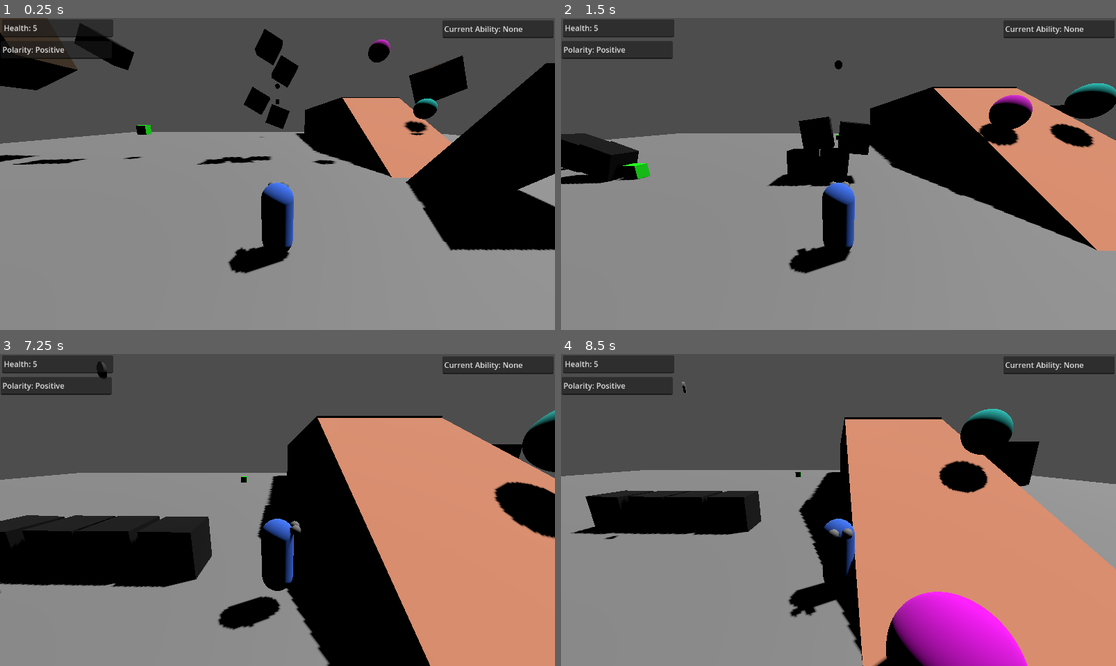
Above: before the commit, frames 1-4 (two rows, left to right).
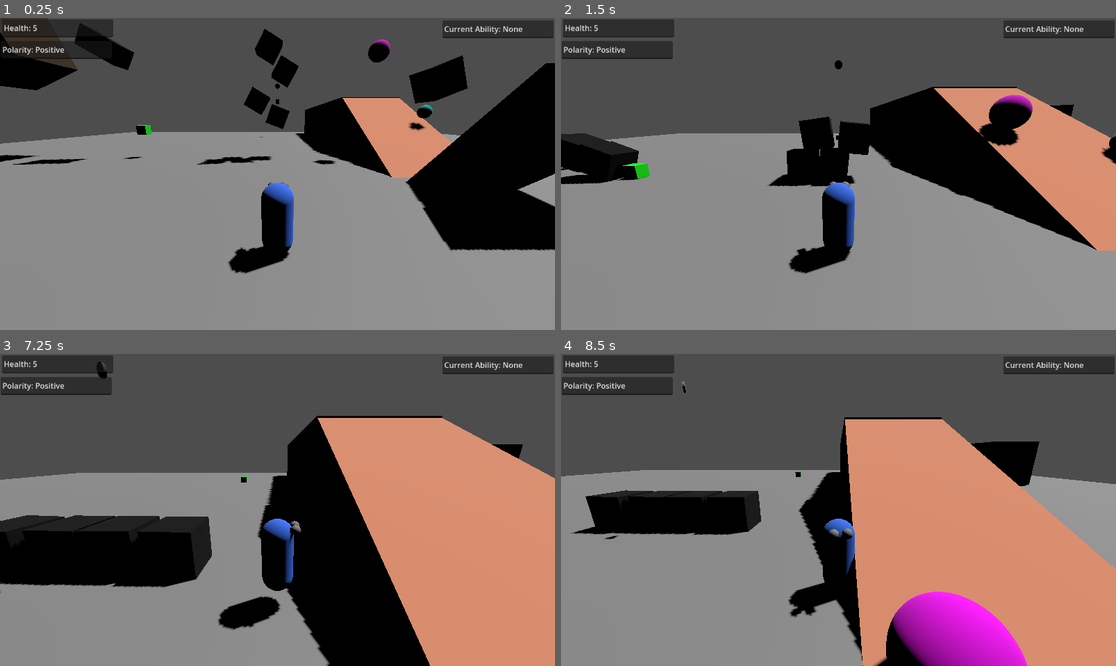
Above: after the commit, the same moments.

Repository: Harry2166/BOTW-in-Godot-and-more
Game: Godot game, scene res://Level/level_1.tscn
The game is run twice, just before and just after one commit, with the same random seed, the same clock (stepped at 60 frames per second) and the same inputs.
Inputs:
- Up to frame 1 (0.25 s): no input
- Up to frame 2 (1.5 s): hold W (move_forward) from 0.53 s (still down); tap Space (jump) at 0.77 s
- Up to frame 3 (7.25 s): tap Space (jump) at 1.52, 3.02, 3.77, 4.52, 6.02, 6.77 s; release W (move_forward) at 2.03 s; hold A (move_left) 2.03-3.53 s; hold Down (move_back) 3.53-4.28 s; hold D (move_right) 4.28-5.03 s; hold W (move_forward) 5.03-5.78 s; hold D (move_right) from 5.78 s (still down)
- Up to frame 4 (8.5 s): tap Space (jump) at 7.52 s; release D (move_right) at 8.03 s; hold Down (move_back) from 8.03 s (still down)

The runs differ from the first frame. In frame 1, 0.3% of the frame differs, in the area x 72-79%, y 25-38%; in frame 2, 1.3%; in frame 3, 2.2%, in the area x 88-100%, y 18-60%; in frame 4, 1.6%.

Commit message:
feat: can now pick up bombs

Diff:
--- a/Objects/bomb.tscn
+++ b/Objects/bomb.tscn
@@ -16,9 +16,9 @@
 script = ExtResource("1_i0rfb")
 
 [node name="MeshInstance3D" type="MeshInstance3D" parent="."]
-transform = Transform3D(2, 0, 0, 0, 2, 0, 0, 0, 2, 0, 0, 0)
+transform = Transform3D(1.3, 0, 0, 0, 1.3, 0, 0, 0, 1.3, 0, 0, 0)
 mesh = SubResource("SphereMesh_72eq1")
 
 [node name="CollisionShape3D" type="CollisionShape3D" parent="."]
-transform = Transform3D(2, 0, 0, 0, 2, 0, 0, 0, 2, 0, 0, 0)
+transform = Transform3D(1.3, 0, 0, 0, 1.3, 0, 0, 0, 1.3, 0, 0, 0)
 shape = SubResource("SphereShape3D_ky5cw")
--- a/Objects/player.tscn
+++ b/Objects/player.tscn
@@ -1,8 +1,9 @@
-[gd_scene load_steps=20 format=3 uid="uid://dtgghqh5qb61x"]
+[gd_scene load_steps=22 format=3 uid="uid://dtgghqh5qb61x"]
 
 [ext_resource type="Script" path="res://Scripts/player.gd" id="1_urbq3"]
 [ext_resource type="Texture2D" uid="uid://laln5uwo2dok" path="res://Objects/crosshair161.png" id="2_mm8v2"]
 [ext_resource type="Texture2D" uid="uid://ec2atpjwm3e3" path="res://crosshair162.png" id="3_5lmoo"]
+[ext_resource type="Script" path="res://Scripts/PickHand.gd" id="4_8h4pl"]
 
 [sub_resource type="StandardMaterial3D" id="StandardMaterial3D_mfuno"]
 albedo_color = Color(0.254902, 0.47451, 1, 1)
@@ -100,6 +101,9 @@
 "idle": SubResource("Animation_hmkw7")
 }
 
+[sub_resource type="CapsuleShape3D" id="CapsuleShape3D_mnuen"]
+height = 1.5315
+
 [node name="Player" type="CharacterBody3D"]
 script = ExtResource("1_urbq3")
 
@@ -238,6 +242,13 @@
 libraries = {
 "": SubResource("AnimationLibrary_nd8k8")
 }
+
+[node name="PickHand" type="Area3D" parent="."]
+script = ExtResource("4_8h4pl")
+
+[node name="CollisionShape3D" type="CollisionShape3D" parent="PickHand"]
+transform = Transform3D(1, 0, 0, 0, 1, 0, 0, 0, 1, 0, 0.749088, -0.934204)
+shape = SubResource("CapsuleShape3D_mnuen")
 
 [connection signal="body_entered" from="MagneticArea" to="." method="_on_area_3d_body_entered"]
 [connection signal="body_exited" from="MagneticArea" to="." method="_on_magnetic_area_body_exited"]
@@ -246,3 +257,5 @@
 [connection signal="body_entered" from="HitDetection" to="." method="_on_hit_detection_body_entered"]
 [connection signal="body_entered" from="WeaponPivot/MeshInstance3D/Area3D" to="." method="_on_area_3d_body_entered"]
 [connection signal="animation_finished" from="AnimationPlayer" to="." method="_on_animation_player_animation_finished"]
+[connection signal="body_entered" from="PickHand" to="PickHand" method="_on_body_entered"]
+[connection signal="body_exited" from="PickHand" to="PickHand" method="_on_body_exited"]
--- /dev/null
+++ b/Scripts/PickHand.gd
@@ -0,0 +1,26 @@
+extends Area3D
+class_name PickHand
+
+var pickable_object = null
+var picking = false
+@onready var bomb_location = $"../WhereBombSpawns"
+# Called when the node enters the scene tree for the first time.
+func _ready():
+	await("ready")
+
+func _unhandled_input(event):
+	if event.is_action_pressed("A") and pickable_object:
+		picking = true
+		pickable_object.get_picked_by(bomb_location)
+
+func _on_body_entered(body):
+	if picking:
+		return
+
+	if body.is_in_group("pickable"):
+		pickable_object = body
+
+
+func _on_body_exited(body):
+	if body.is_in_group("pickable") and not picking:
+		pickable_object = null
--- a/Scripts/bomb.gd
+++ b/Scripts/bomb.gd
@@ -1,13 +1,19 @@
 extends RigidBody3D
+class_name Pickable
 #@onready var player = $"../../Player"
 #@onready var level = $"."
 # Called every frame. 'delta' is the elapsed time since the previous frame.
 
+var target = null
+
 func _ready():
-	freeze = true
+	#freeze = true
+	add_to_group("pickable")
 
 func _process(delta):
-	pass
+	if target != null:
+		self.global_transform.origin = target.global_transform.origin
+		self.global_transform.basis = target.global_transform.basis
 	#if not player.bomb_guy:
 		#queue_free()
 	#
@@ -32,3 +38,7 @@
 	#player.bomb_spawned = false
 	#var position_to_be_placed = Vector3(player.global_position.x + 2, player.bomb_location.global_position.y + 2, player.global_position.z + 2)
 	#self.global_position = position_to_be_placed
+
+func get_picked_by(picker):
+	target = picker
+	freeze_mode = RigidBody3D.FREEZE_MODE_KINEMATIC
